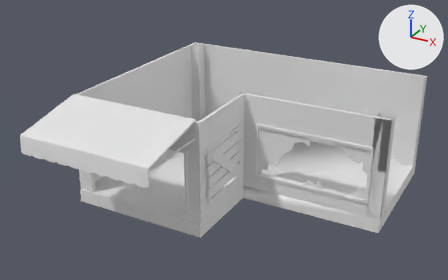
The FBX model Assets/Meshes/FlowerShop.fbx: old version first, new version second.
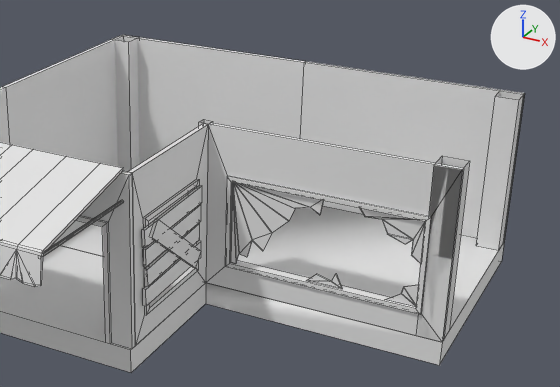
There are two pictures of each version: one whole from a 50 mm camera at (13.99, -14.81, 10.53) aimed at (4.44, 2.56, 1.85), one close up on the part from 28% to 100% of the width and 8% to 88% of the height. Every picture has the same lights, and +X, +Y and +Z are marked at upper right. The close-ups show mesh edges as thin lines. Materials are left out; every surface is plain grey. Where no turn or scale is listed for an object, it has been applied to the vertices. Vertices at the same position are counted once.

Objects in the first close-up: 'FlowerShop'.
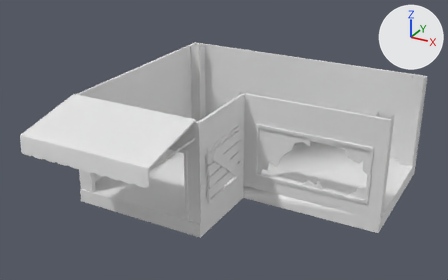
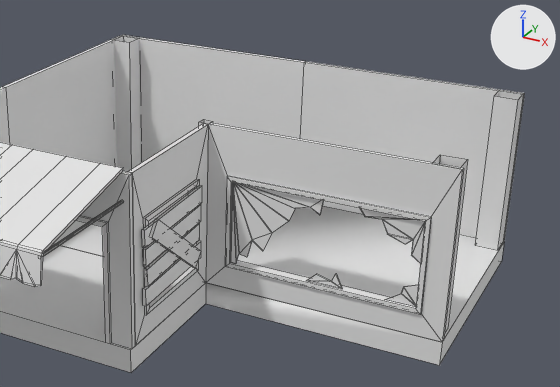
Pixel boxes [x1, y1, x2, y2] of what changed, in the close-ups (560 x 387 px; the box of a moved part takes in the faces that stretch with it):
```json
{"part": 1, "of": "me_mesh", "change": "moved or reshaped", "before": [476, 91, 524, 250], "after": [433, 155, 468, 334]}
{"part": 2, "of": "me_mesh", "change": "moved or reshaped", "before": [115, 38, 139, 172], "after": [114, 38, 140, 172]}
{"part": 3, "of": "me_mesh", "change": "added", "after": [475, 91, 523, 250]}
{"part": 4, "of": "me_mesh", "change": "moved or reshaped", "before": [0, 36, 470, 342], "after": [0, 36, 124, 167]}
```

Scene script edits in JSON lines:
```json
{"block": "me_mesh", "where": "# used by ob_flowershop; location = (0.0, 0.0, 0.0)"}
{"op": "remove", "block": "me_mesh", "code": "me_mesh.from_pydata(...)  # 438 vertices, 414 faces; spans x 0.0..10.0, y -2.56..8.0, z -0.5..3.6"}
{"op": "add", "block": "me_mesh", "code": "me_mesh.from_pydata(...)  # 440 vertices, 414 faces; spans x 0.0..10.0, y -2.56..8.0, z -0.5..3.6"}
{"block": "me_mesh", "change": "me_mesh part 1: the loose piece of 8 vertices spanning x 9.5..10.0, y 7.48..7.98, z 0.0..3.5 is moved by (-0.05, -4.43, 0.0)"}
{"block": "me_mesh", "change": "me_mesh part 2: the loose piece of 8 vertices spanning x 0.01..0.51, y 7.48..7.98, z 0.0..3.5 is moved by (0.04, -0.04, 0.0)"}
{"block": "me_mesh", "change": "me_mesh part 3: the loose piece of 8 vertices spanning x 9.5..10.0, y 7.48..7.98, z 0.0..3.5 is copied, and the copy is moved by (-0.02, 0.0, 0.0); it spans x 9.48..9.98, y 7.48..7.98, z 0.0..3.5"}
{"block": "me_mesh", "change": "me_mesh part 4"}
{"block": "me_mesh", "change": "6 vertices are removed from x 9.5..10.0, y 3.0..3.5, z 0.0..3.5"}
{"block": "me_mesh", "change": "12 faces are deleted"}
{"block": "me_mesh", "change": "8 new faces join them"}
```
